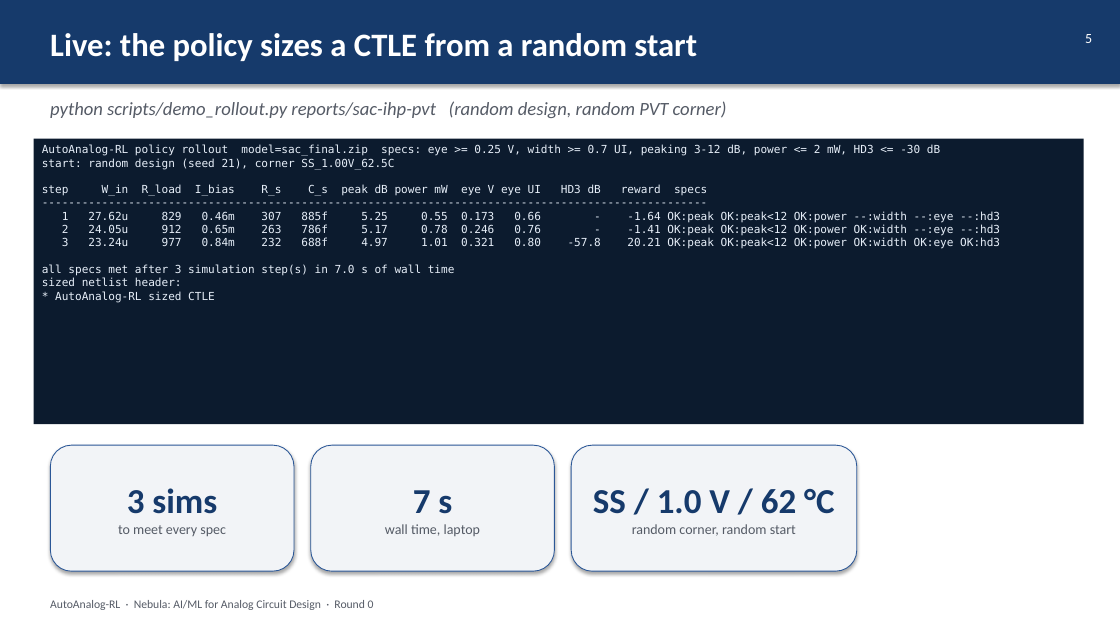
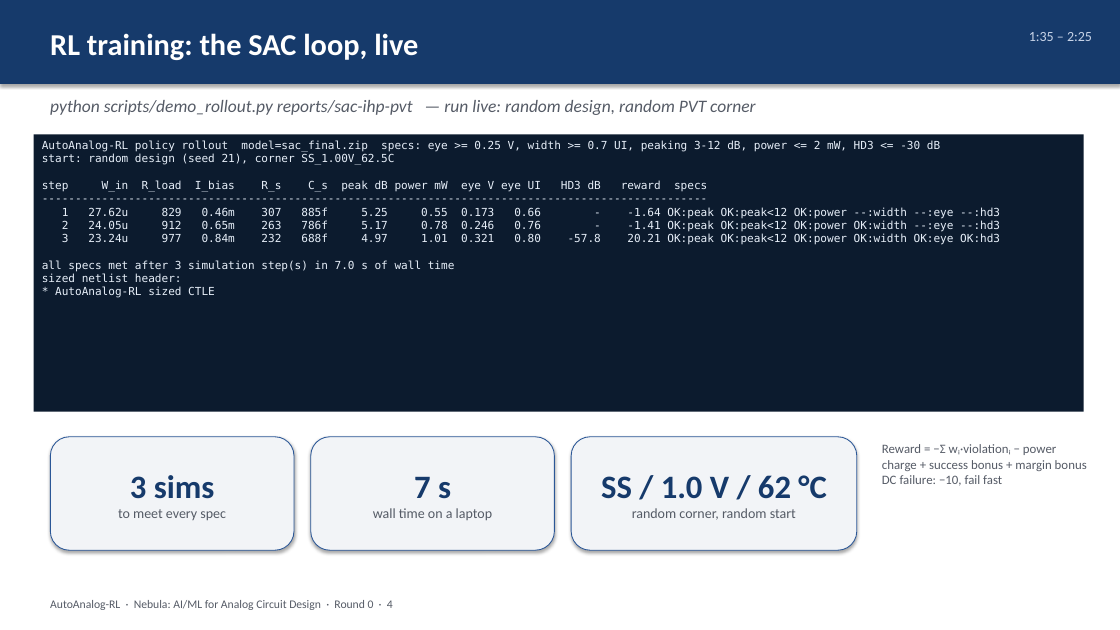
Before and after one commit to Foolish-Genius/al_nebula, a slide deck: slide 4 of docs/report/AutoAnalog-RL_deck.pptx (slide 5 before the commit). Drawn at 1120x630 pixels with LibreOffice and Linux fonts; fonts in the diff are those of the drawing. Boxes give left, top, right and bottom in pixels: in the first picture for what was removed or moved away, otherwise in the second. Text is boxed around its words. In the diff, an @@ line names an element or a change of style, - is before the commit and + after.

```diff
--- a/docs/report/AutoAnalog-RL_deck.pptx
+++ b/docs/report/AutoAnalog-RL_deck.pptx
@@ text at bbox=[50, 33, 418, 60]: text changed; size 28 to 26 pt @@
-Live: the policy sizes a CTLE from a random start
+RL training: the SAC loop, live
@@ text at bbox=[1029, 32, 1092, 41]: text changed; text colour #FFFFFF to #C8D4E8 @@
-5
+1:35 – 2:25
@@ text at bbox=[50, 100, 755, 115]: text changed; size 16 to 15 pt @@
-python scripts/demo_rollout.py reports/sac-ihp-pvt (random design, random PVT corner)
+python scripts/demo_rollout.py reports/sac-ihp-pvt — run live: random design, random PVT corner
@@ rectangle "AutoAnalog-RL policy rollout model=sac_final.zip specs: ...": place and size @@
-rectangle "AutoAnalog-RL policy rollout model=sac_final.zip specs: ..." at bbox=[34, 139, 1084, 424]
+rectangle "AutoAnalog-RL policy rollout model=sac_final.zip specs: ..." at bbox=[34, 134, 1084, 412]
@@ rounded rectangle "3 sims": place and size @@
-rounded rectangle "3 sims" at bbox=[50, 445, 294, 571]
+rounded rectangle "3 sims" at bbox=[50, 437, 294, 550]
@@ rounded rectangle "7 s": place and size @@
-rounded rectangle "7 s" at bbox=[311, 445, 555, 571]
+rounded rectangle "7 s" at bbox=[311, 437, 555, 550]
@@ rounded rectangle "SS / 1.0 V / ...": place and size @@
-rounded rectangle "SS / 1.0 V / ..." at bbox=[571, 445, 857, 571]
+rounded rectangle "SS / 1.0 V / ..." at bbox=[571, 437, 857, 550]
@@ text added at bbox=[882, 444, 1087, 486], 11 pt, text #555B66 @@
+Reward = −Σ wᵢ·violationᵢ − power charge + success bonus + margin bonus
+DC failure: −10, fail fast
@@ text in rounded rectangle at bbox=[130, 475, 215, 499]: size 30 to 28 pt in "3 sims" @@
@@ text in rounded rectangle at bbox=[414, 476, 451, 499]: size 30 to 28 pt in "7 s" @@
@@ text in rounded rectangle at bbox=[601, 475, 826, 499]: size 30 to 28 pt in "SS / 1.0 V / 62 °C" @@
@@ text in rounded rectangle at bbox=[373, 508, 492, 520]: text changed @@
-wall time, laptop
+wall time on a laptop
@@ text at bbox=[50, 600, 393, 610]: text changed @@
-AutoAnalog-RL · Nebula: AI/ML for Analog Circuit Design · Round 0
+AutoAnalog-RL · Nebula: AI/ML for Analog Circuit Design · Round 0 · 4
```
Also in this commit, not shown: 3 other slides changed, 8 slides added, 11 slides removed, 2 other files.
